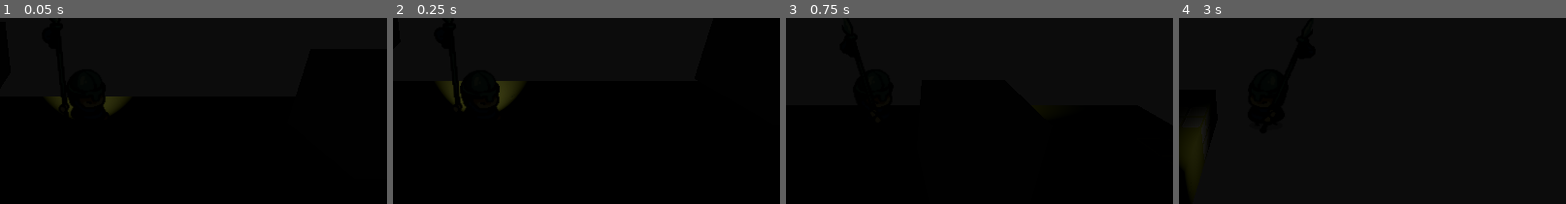
Above: before the commit, frames 1-4 (left to right).
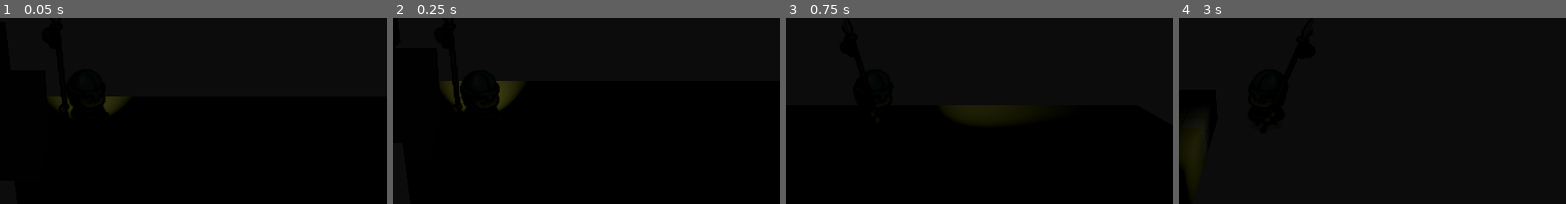
Above: after the commit, the same moments.

Repository: Ix-Tap3/Unlight
Game: Godot game, scene res://scenes/level.tscn
Same seed, same stepped clock (60 frames per second), same inputs: the game is played once before the commit and once after it.
Inputs (mouse positions are % of the whole screen's width and height, from its top left):
- Up to frame 1 (0.05 s): no input
- Up to frame 2 (0.25 s): no input
- Up to frame 3 (0.75 s): tap Enter (ui_accept) at 0.5 s; move the mouse to (72, 36) at 0.52 s; hold D (right) from 0.53 s (still down)
- Up to frame 4 (3 s): tap Enter (ui_accept) at 0.77, 1.25, 1.52, 2.75 s; move the mouse to (30, 48) at 1.27 s; release D (right) at 1.28 s; hold S (down) 1.28-2.03 s; move the mouse to (60, 16) at 2.02 s; hold D (right) 2.03-2.78 s; move the mouse to (45, 65) at 2.77 s; hold W (up) from 2.78 s (still down)
The pictures show only the part of the screen within x 39-89%, y 27-77%; the shares and areas given below are measured in that part.

The runs differ from the first frame. In frame 3, 0.9% of the frame differs, in the area x 42-58%, y 46-55%; in frame 4, nothing differs.

Commit message:
ce gerne de merge

Diff:
--- a/scenes/level.tscn
+++ b/scenes/level.tscn
@@ -4,6 +4,8 @@
 [ext_resource type="Script" uid="uid://by2qspltwr478" path="res://scenes/level.gd" id="1_w8frs"]
 [ext_resource type="PackedScene" uid="uid://bvln5ecg5bvq" path="res://scenes/Player/player.tscn" id="2_w7c3h"]
 [ext_resource type="PackedScene" uid="uid://c448jry1lhhwy" path="res://scenes/lightSource.tscn" id="4_mx8sn"]
+[ext_resource type="PackedScene" uid="uid://cx5x4lbg4x0hn" path="res://scenes/lightsensor.tscn" id="5_ppgk2"]
+[ext_resource type="PackedScene" uid="uid://cq8tsvwmq7mff" path="res://scenes/lightdoor.tscn" id="6_2r41h"]
 
 [sub_resource type="Environment" id="Environment_w8frs"]
 volumetric_fog_enabled = true
@@ -26,10 +28,14 @@
 [node name="WorldEnvironment" type="WorldEnvironment" parent="." unique_id=1518285248]
 environment = SubResource("Environment_w8frs")
 
-[node name="Node3D" parent="." unique_id=512677940 instance=ExtResource("4_mx8sn")]
-transform = Transform3D(1, 0, 0, 0, 1, 0, 0, 0, 1, 2.5404701, 0.059939146, -2.605064)
-
 [node name="Node3D2" parent="." unique_id=1355627005 instance=ExtResource("4_mx8sn")]
 transform = Transform3D(1, 0, 0, 0, 1, 0, 0, 0, 1, 0, 0, -3.5936308)
 
-[node name="Node3D3" parent="." unique_id=871136979 instance=ExtResource("4_mx8sn")]
+[node name="Area3D" parent="." unique_id=2045923051 instance=ExtResource("5_ppgk2")]
+transform = Transform3D(1, 0, 0, 0, 1, 0, 0, 0, 1, -0.07548857, 1.5000002, -4.348866)
+
+[node name="Area3D2" parent="." unique_id=473114492 instance=ExtResource("5_ppgk2")]
+transform = Transform3D(1, 0, 0, 0, 1, 0, 0, 0, 1, 4.6400375, 3.5, 2.5470366)
+
+[node name="Door" parent="." unique_id=1019381910 instance=ExtResource("6_2r41h")]
+transform = Transform3D(1, 0, 0, 0, 1, 0, 0, 0, 1, 0, 1.5234942, -2.6868935)
--- a/scenes/lightSource.tscn
+++ b/scenes/lightSource.tscn
@@ -5,6 +5,9 @@
 [sub_resource type="BoxShape3D" id="BoxShape3D_fip8v"]
 
 [sub_resource type="BoxMesh" id="BoxMesh_k8m2g"]
+
+[sub_resource type="CylinderShape3D" id="CylinderShape3D_spjlj"]
+radius = 3.0
 
 [node name="Node3D" type="Node3D" unique_id=512677940]
 script = ExtResource("1_spjlj")
@@ -23,3 +26,10 @@
 [node name="MeshInstance3D" type="MeshInstance3D" parent="Area3D/CollisionShape3D" unique_id=2112603776]
 gi_mode = 0
 mesh = SubResource("BoxMesh_k8m2g")
+
+[node name="LitArea" type="Area3D" parent="." unique_id=388491262]
+transform = Transform3D(1, 0, 0, 0, 1, 0, 0, 0, 1, 0, -0.3860457, 0)
+
+[node name="CollisionShape3D" type="CollisionShape3D" parent="LitArea" unique_id=886466319]
+transform = Transform3D(1, 0, 0, 0, 1, 0, 0, 0, 1, 0, 1.3221521, 0)
+shape = SubResource("CylinderShape3D_spjlj")
--- /dev/null
+++ b/scenes/lightdoor.tscn
@@ -0,0 +1,21 @@
+[gd_scene format=3 uid="uid://cq8tsvwmq7mff"]
+
+[ext_resource type="Script" uid="uid://bimkc8nurwk6d" path="res://scripts/lightdoor.gd" id="1_byv8n"]
+
+[sub_resource type="BoxShape3D" id="BoxShape3D_vjcsv"]
+size = Vector3(1, 1, 0.2)
+
+[sub_resource type="StandardMaterial3D" id="StandardMaterial3D_byv8n"]
+
+[sub_resource type="BoxMesh" id="BoxMesh_fp6ak"]
+material = SubResource("StandardMaterial3D_byv8n")
+size = Vector3(1, 1, 0.2)
+
+[node name="Door" type="Area3D" unique_id=2045923051 groups=["lightreactive"]]
+script = ExtResource("1_byv8n")
+
+[node name="CollisionShape3D" type="CollisionShape3D" parent="." unique_id=1181597893 groups=["lightreactive"]]
+shape = SubResource("BoxShape3D_vjcsv")
+
+[node name="MeshInstance3D" type="MeshInstance3D" parent="." unique_id=1871712433]
+mesh = SubResource("BoxMesh_fp6ak")
--- /dev/null
+++ b/scenes/lightsensor.tscn
@@ -0,0 +1,16 @@
+[gd_scene format=3 uid="uid://cx5x4lbg4x0hn"]
+
+[ext_resource type="Script" uid="uid://b4pw36cws7wi2" path="res://scripts/lightsensor.gd" id="1_nhnym"]
+
+[sub_resource type="BoxShape3D" id="BoxShape3D_vjcsv"]
+
+[sub_resource type="BoxMesh" id="BoxMesh_fp6ak"]
+
+[node name="Area3D" type="Area3D" unique_id=2045923051 groups=["lightreactive"]]
+script = ExtResource("1_nhnym")
+
+[node name="CollisionShape3D" type="CollisionShape3D" parent="." unique_id=1181597893 groups=["lightreactive"]]
+shape = SubResource("BoxShape3D_vjcsv")
+
+[node name="MeshInstance3D" type="MeshInstance3D" parent="." unique_id=1871712433]
+mesh = SubResource("BoxMesh_fp6ak")
--- a/scenes/lightsource.gd
+++ b/scenes/lightsource.gd
@@ -2,6 +2,8 @@
 
 @export var has_ls : bool = false
 @onready var light : SpotLight3D = $Light
+@onready var LitArea : Area3D = $LitArea
+
 func _ready() -> void:
 	if (has_ls):
 		light.light_energy = Var.lightPower
@@ -11,7 +13,15 @@
 func give_ls() -> void:
 	has_ls = true
 	light.light_energy = Var.lightPower
+	var myobjects = LitArea.get_overlapping_areas()
+	for obj in myobjects:
+		if (obj.is_in_group("lightreactive")):
+			obj.set_lit()
 
 func take_ls() -> void:
 	has_ls = false
 	light.light_energy = 0
+	var myobjects = LitArea.get_overlapping_areas()
+	for obj in myobjects:
+		if (obj.is_in_group("lightreactive")):
+			obj.set_unlit()
--- /dev/null
+++ b/scripts/lightdoor.gd
@@ -0,0 +1,22 @@
+extends Area3D
+
+var litstate : bool = false
+
+var cible_position : Vector3
+
+func _ready() -> void:
+	cible_position = self.position
+
+func _process(delta):
+	global_position = global_position.lerp(cible_position, 0.1)
+
+func set_lit() -> void:
+	litstate = true
+	print (self, "is being iluminated")
+	cible_position = Vector3(cible_position.x + 1, cible_position.y , cible_position.z)
+
+
+func set_unlit() -> void :
+	litstate = false
+	print (self, "is not being iluminated anymore")
+	cible_position = Vector3(cible_position.x - 1, cible_position.y, cible_position.z)
--- /dev/null
+++ b/scripts/lightsensor.gd
@@ -0,0 +1,15 @@
+extends Area3D
+
+var litstate : bool = false
+
+
+
+
+func set_lit() -> void:
+	litstate = true
+	print (self, "is being iluminated")
+
+
+func set_unlit() -> void :
+	litstate = false
+	print (self, "is not being iluminated anymore")
Not shown, added: scripts/lightdoor.gd.uid
Not shown, added: scripts/lightsensor.gd.uid
